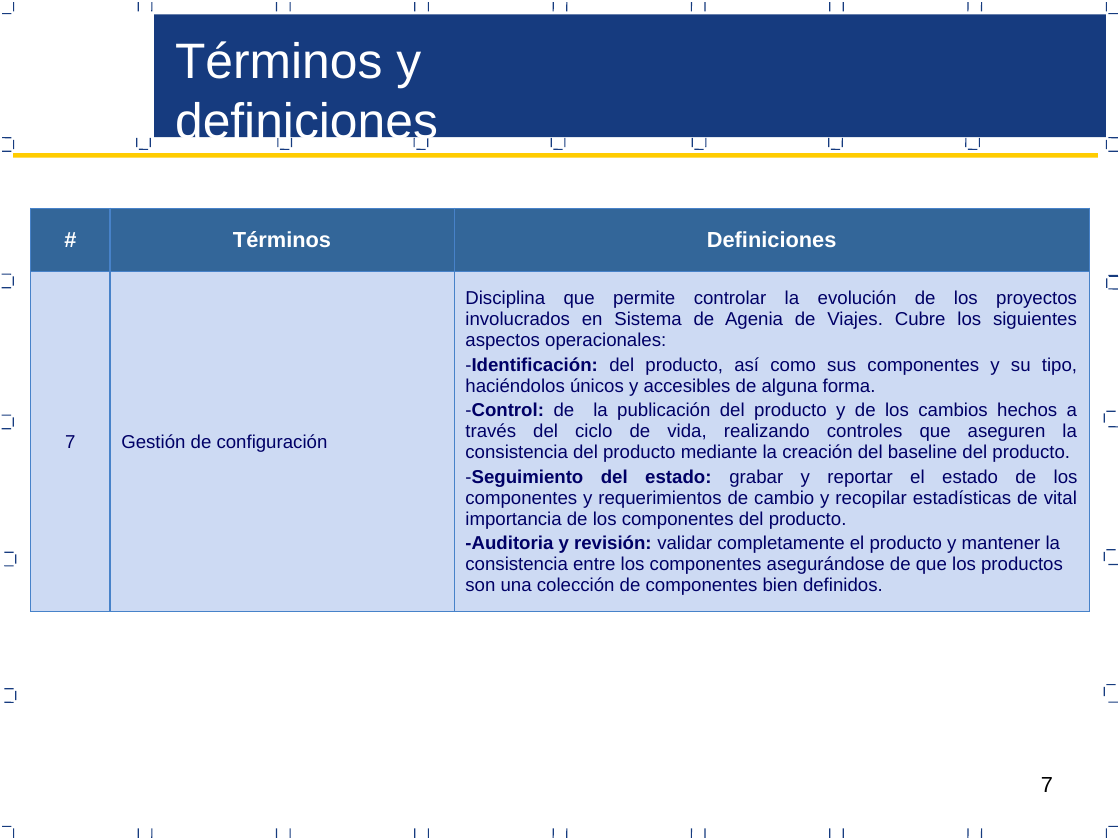
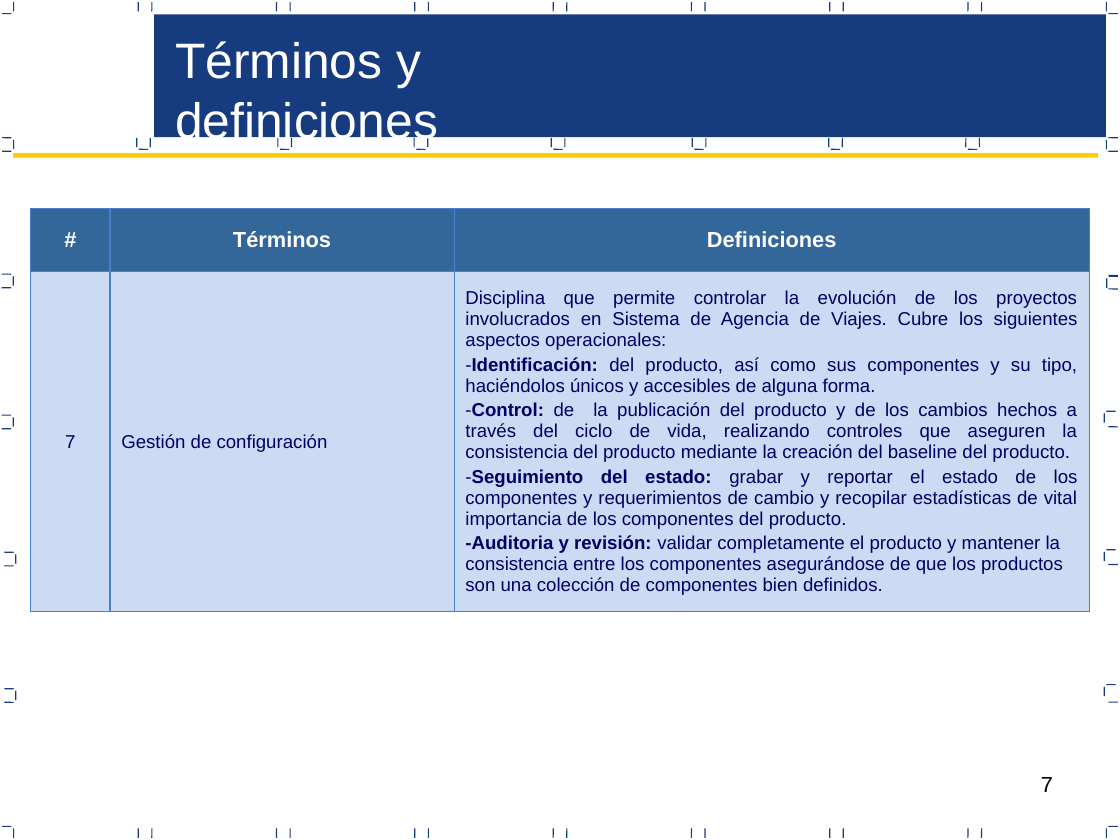
Before and after one commit to CreativeCheeseGame/BoundPhysic, a slide deck: slide 7 of Area de Proceso Gestion Configuracion/Proceso de Gestion de Configuracion-CM_v0.1.pptx. Drawn at 1120x840 pixels with LibreOffice and Linux fonts; fonts in the diff are those of the drawing. Boxes give left, top, right and bottom in pixels: in the first picture for what was removed or moved away, otherwise in the second. Text is boxed around its words. In the diff, an @@ line names an element or a change of style, - is before the commit and + after.

```diff
--- a/Area de Proceso Gestion Configuracion/Proceso de Gestion de Configuracion-CM_v0.1.pptx
+++ b/Area de Proceso Gestion Configuracion/Proceso de Gestion de Configuracion-CM_v0.1.pptx
@@ table at [30,208,1089,615] @@
-row 2, column 3: Disciplina que permite controlar la evolución de los proyectos involucrados en Sistema de Agenia de Viajes. Cubre los siguientes aspectos operacionales: / Identificación: del producto, así como sus componentes y su tipo, haciéndolos únicos y accesibles de alguna forma. / Control: de la publicación del producto y de los cambios hechos a través del ciclo de vida, realizando controles que aseguren la consistencia del producto mediante la creación del baseline del producto. / Seguimiento del estado: grabar y reportar el estado de los componentes y requerimientos de cambio y recopilar estadísticas de vital importancia de los componentes del producto. / -Auditoria y revisión: validar completamente el producto y mantener la consistencia entre los componentes asegurándose de que los productos son una colección de componentes bien definidos.
+row 2, column 3: Disciplina que permite controlar la evolución de los proyectos involucrados en Sistema de Agencia de Viajes. Cubre los siguientes aspectos operacionales: / Identificación: del producto, así como sus componentes y su tipo, haciéndolos únicos y accesibles de alguna forma. / Control: de la publicación del producto y de los cambios hechos a través del ciclo de vida, realizando controles que aseguren la consistencia del producto mediante la creación del baseline del producto. / Seguimiento del estado: grabar y reportar el estado de los componentes y requerimientos de cambio y recopilar estadísticas de vital importancia de los componentes del producto. / -Auditoria y revisión: validar completamente el producto y mantener la consistencia entre los componentes asegurándose de que los productos son una colección de componentes bien definidos.
```
Also in this commit, not shown: 3 other slides changed.
